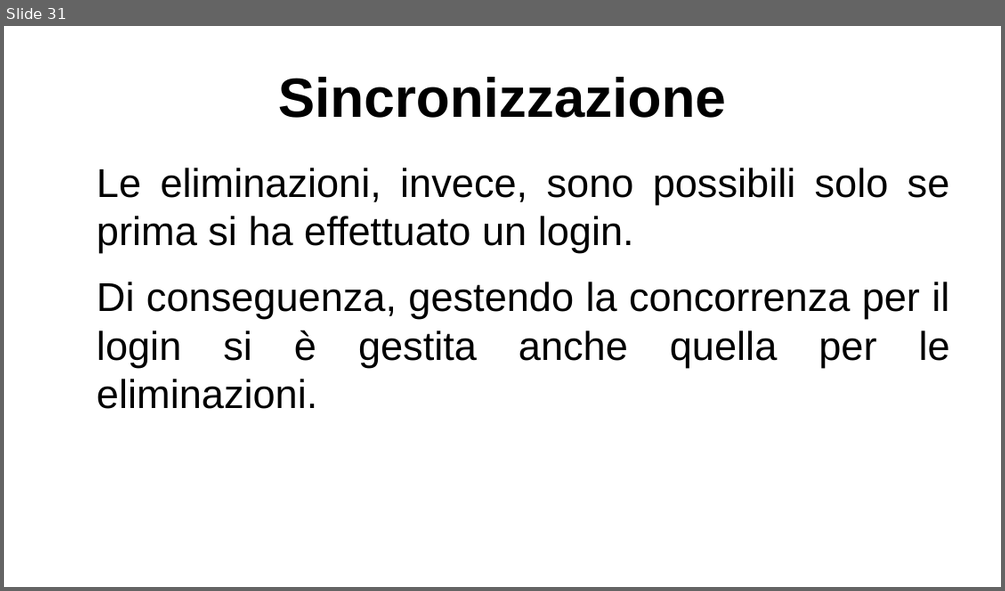
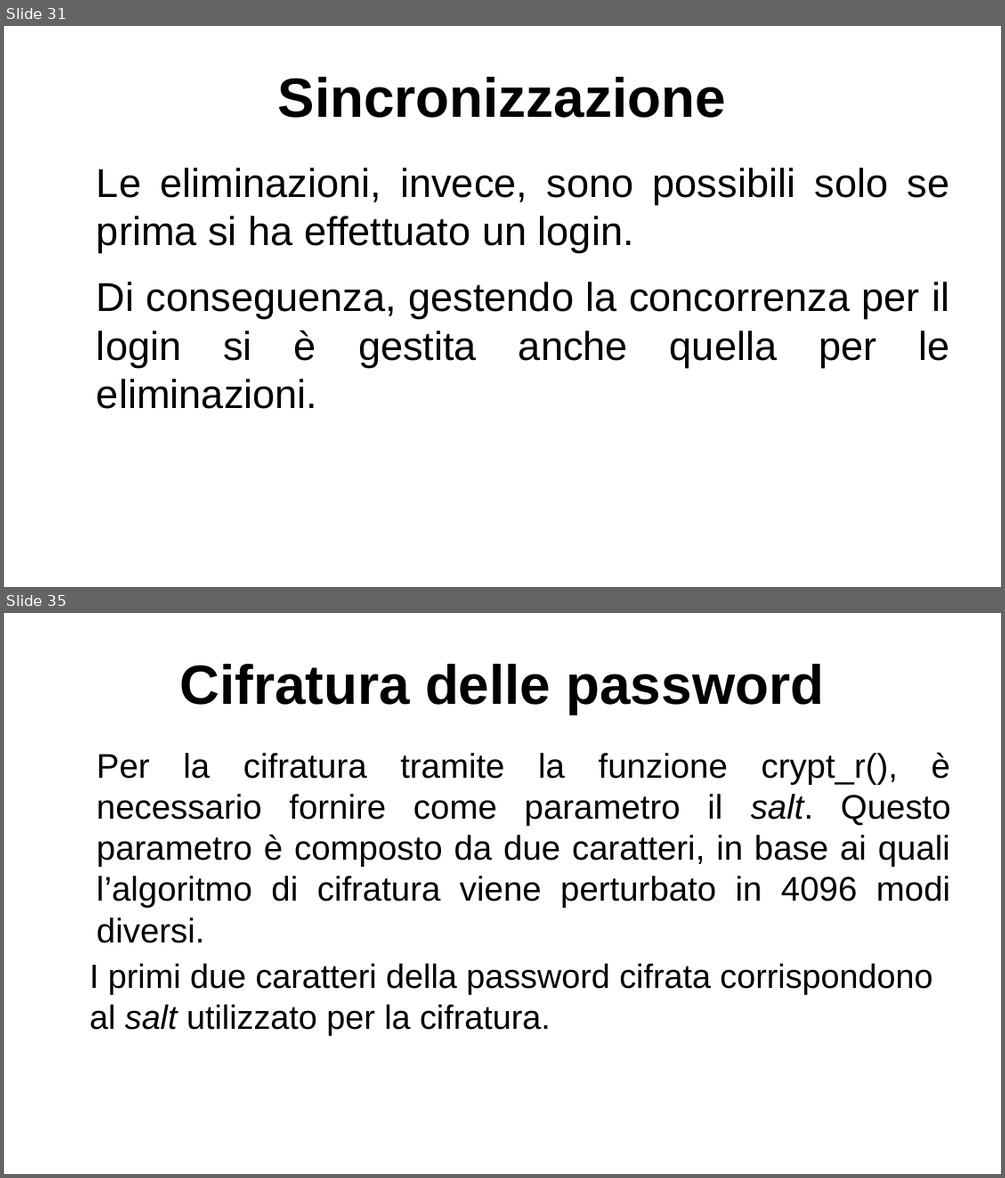
Before and after one commit to lucaMastro/progetto_SO, a slide deck: presentazione_progetto_SO.odp. Shown one above the other, each under a label of ours: slide 31 before the commit, slides 31 and 35 after it; the slides between them are not shown. The pictures are 1005x591 and 1005x1178 pixels, drawn with LibreOffice and Linux fonts; fonts in the diff are those of the drawing. Boxes give left, top, right and bottom in pixels: in the first picture for what was removed or moved away, otherwise in the second. Text is boxed around its words. In the diff, an @@ line names an element or a change of style, - is before the commit and + after.

```diff
--- a/presentazione_progetto_SO.odp
+++ b/presentazione_progetto_SO.odp
@@ slide 35 added at (4,613,1001,1174), background #FFFFFF @@
@@ title added at (179,664,825,714), 44 pt, text #000000, bold @@
+Cifratura delle password
@@ text added at (97,752,951,908), 27.2 pt, text #000000 @@
+Per la cifratura tramite la funzione crypt_r(), è necessario fornire come parametro il salt. Questo parametro è composto da due caratteri, in base ai quali l’algoritmo di cifratura viene perturbato in 4096 modi diversi.
@@ text added at (89,963,932,1035), 26.8 pt, text #000000 @@
+I primi due caratteri della password cifrata corrispondono al salt utilizzato per la cifratura.
```
Also in this commit, not shown: 7 other slides added, 1 slide removed.
